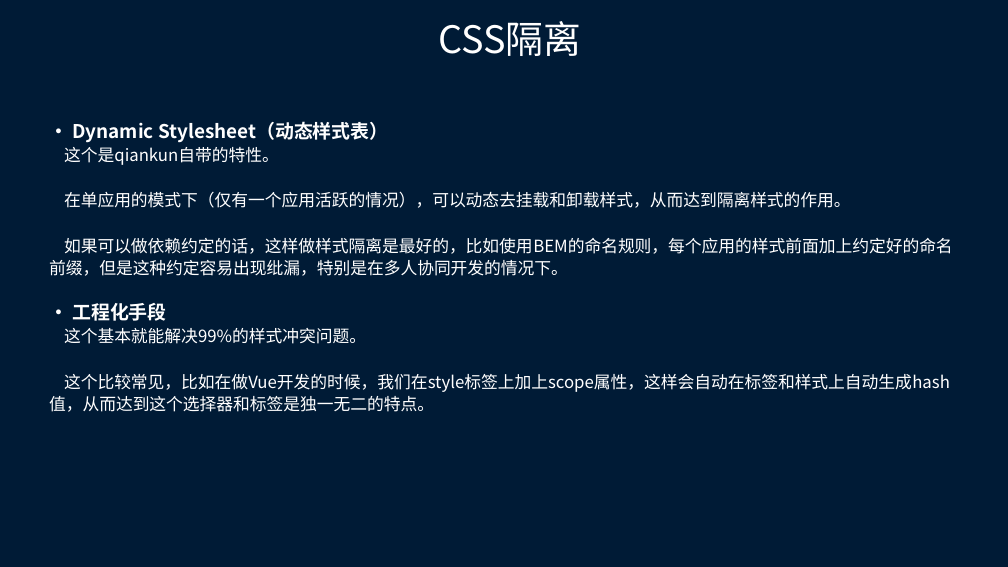
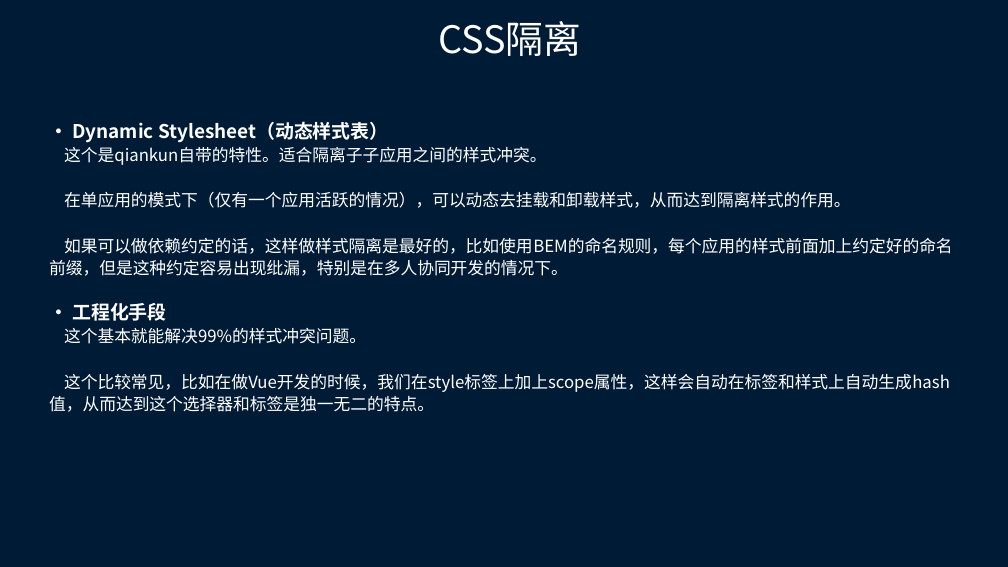
Before and after one commit to cookiepool/summary, a slide deck: slide 21 of 微前端.pptx. Drawn at 1008x567 pixels with LibreOffice and Linux fonts; fonts in the diff are those of the drawing. Boxes give left, top, right and bottom in pixels: in the first picture for what was removed or moved away, otherwise in the second. Text is boxed around its words. In the diff, an @@ line names an element or a change of style, - is before the commit and + after.

```diff
--- a/微前端.pptx
+++ b/微前端.pptx
@@ text at (64, 147, 547, 165): text changed @@
-这个是qiankun自带的特性。
+这个是qiankun自带的特性。适合隔离子子应用之间的样式冲突。
```
Also in this commit, not shown: 1 other slide changed.
